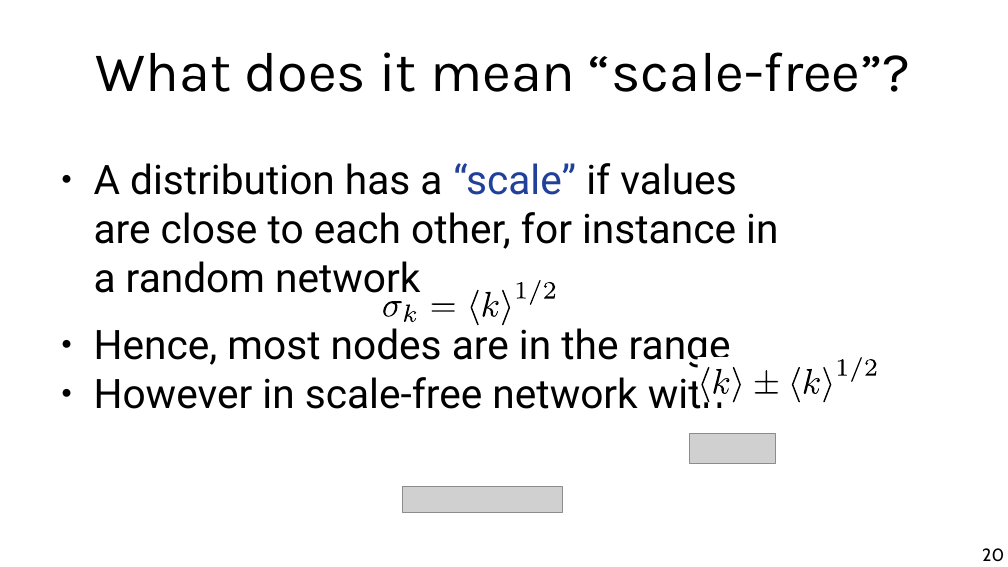
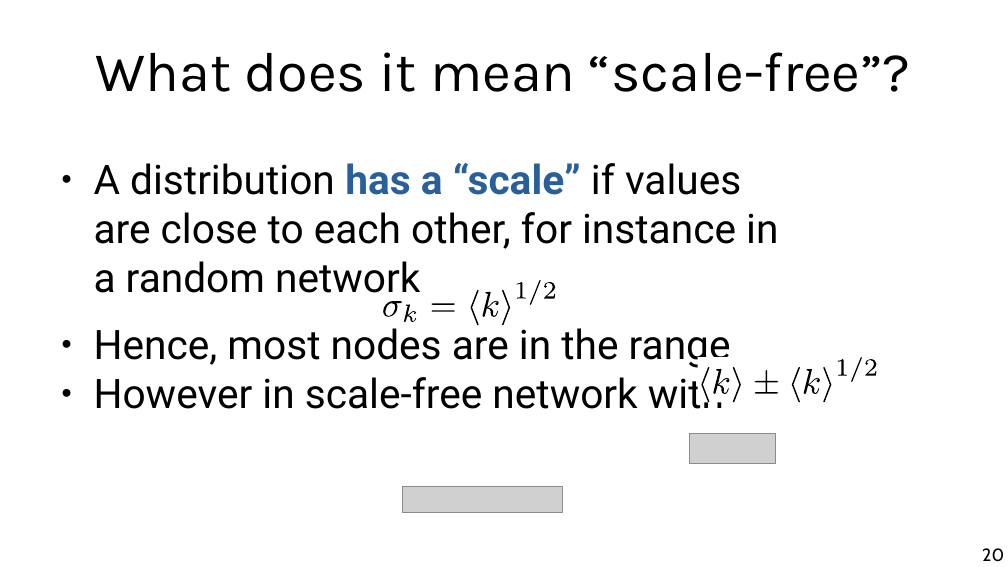
Before and after one commit to chatox/networks-science-course, a slide deck: slide 20 of theory/odp/tt13-scale_free_networks.odp. Drawn at 1008x567 pixels with LibreOffice and Linux fonts; fonts in the diff are those of the drawing; grey boxes stand for pictures. Boxes give left, top, right and bottom in pixels: in the first picture for what was removed or moved away, otherwise in the second. Text is boxed around its words. In the diff, an @@ line names an element or a change of style, - is before the commit and + after.

```diff
--- a/theory/odp/tt13-scale_free_networks.odp
+++ b/theory/odp/tt13-scale_free_networks.odp
@@ text at bbox=[94, 163, 778, 303]: text colour #000000 to #2A6099 in "has a"; text colour #21409A to #2A6099 in "“scale”"; bold on in "has a “scale”" @@
```
Also in this commit, not shown: 8 other slides changed, 7 other files.
